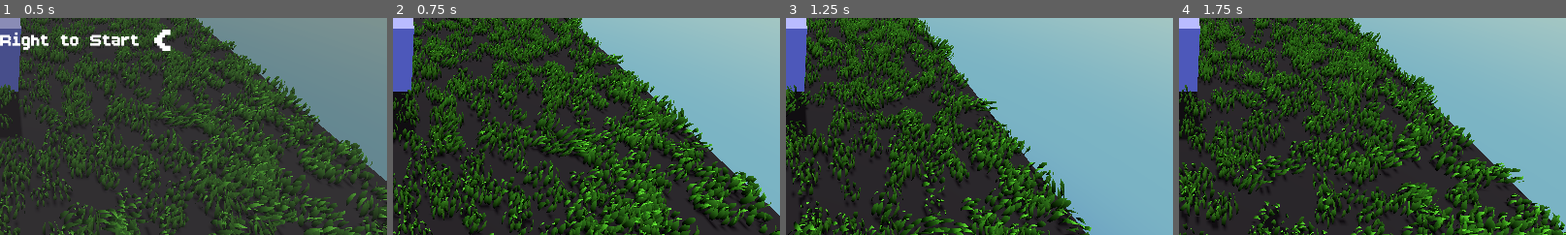
Above: before the commit, frames 1-4 (left to right).
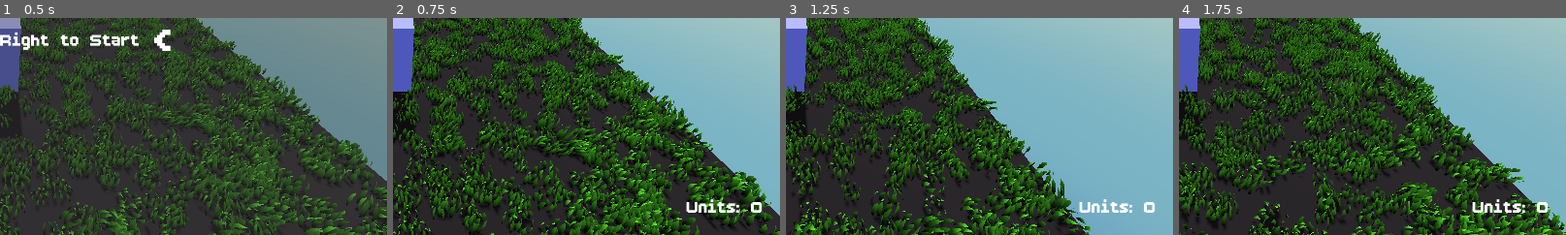
Above: after the commit, the same moments.

Repository: zidaneho/blob-slop
Game: Godot game, scene res://scenes/main.tscn
Same seed, same stepped clock (60 frames per second), same inputs: the game is played once before the commit and once after it.
Inputs:
- Up to frame 1 (0.5 s): no input
- Up to frame 2 (0.75 s): hold Right (right) from 0.53 s (still down)
- Up to frame 3 (1.25 s): keep holding Right (right)
- Up to frame 4 (1.75 s): release Right (right) at 1.28 s; hold Left (left) from 1.28 s (still down)
The pictures show only the part of the screen within x 50-100%, y 50-100%; the shares and areas given below are measured in that part.

Frame 1 is identical in both runs. In frame 2, 0.5% of the frame differs, in the area x 75-96%, y 83-90%; in frame 3, 0.5%; in frame 4, 0.5%.

Commit message:
integrated enemies into main, added player death and game over

Diff:
--- a/components/blobs/BossUnit.gd
+++ b/components/blobs/BossUnit.gd
@@ -16,5 +16,5 @@
 		die()
 
 func die():
-	emit_signal("died")
+	died.emit()
 	queue_free()
--- /dev/null
+++ b/components/blobs/EnemyUnit.gd
@@ -0,0 +1,90 @@
+extends Unit
+class_name EnemyUnit
+
+# Config
+var chase_range: float = 20.0 # How close before they start chasing
+var current_target: Node3D = null
+var is_active: bool
+
+func _ready():
+	# 1. START ATTACHED
+	# Do NOT detach yet. We ride the chunk to the correct spawn position.
+	set_as_top_level(false)
+
+	# 2. Standard Setup
+	add_to_group("enemies")
+	smoothing_speed = 3.0
+
+	var kill_area = $KillArea
+	if kill_area:
+		kill_area.area_entered.connect(_on_contact)
+		kill_area.body_entered.connect(_on_contact)
+
+func _process(delta):
+	# 1. SEARCH FOR TARGET
+	if not is_active:
+		current_target = get_closest_player_unit()
+		if current_target:
+			var dist = global_position.distance_squared_to(current_target.global_position)
+			if dist < chase_range * chase_range:
+				start_chasing()
+	else:
+		# Update target position constantly while chasing
+		current_target = get_closest_player_unit()
+
+	# 2. MOVEMENT LOGIC
+	if is_active and current_target:
+		target_position = current_target.global_position
+
+		# --- MANUAL SLIDE MOVEMENT ---
+		# We use lerp() to slide smoothly towards the target.
+		# We do NOT call super._process(delta)
+		global_position = global_position.lerp(target_position, delta * smoothing_speed)
+
+		# Optional: Rotate to face the player unit
+		look_at_target(target_position, delta)
+
+	else:
+		# If not active, do nothing (it will stick to the chunk automatically)
+		pass
+func start_chasing():
+	is_active = true
+	# NOW we detach so we can move freely off the chunk
+	set_as_top_level(true)
+func get_closest_player_unit() -> Node3D:
+	var units = get_tree().get_nodes_in_group("units") # Assuming player units are in this group
+	if units.is_empty():
+		return null
+
+	var closest: Node3D = null
+	var closest_dist = chase_range * chase_range # Squared for performance
+
+	for unit in units:
+		# Basic check: ensure it's a valid node
+		if not is_instance_valid(unit): continue
+
+		var dist = global_position.distance_squared_to(unit.global_position)
+		if dist < closest_dist:
+			closest_dist = dist
+			closest = unit
+
+	return closest
+
+func _on_contact(other):
+	# Check if we hit a Player Unit area
+	# Note: Adjust group name if your unit's Area3D uses a different group
+	if other.is_in_group("player_units") or other.get_parent().is_in_group("units"):
+		var unit = other.get_parent()
+		if unit.has_method("die"):
+			unit.die() # Kill the player unit
+		else:
+			unit.queue_free()
+
+		# Optional: Slime dies on impact?
+		# die()
+
+func take_damage(amount):
+	die()
+
+func die():
+	queue_free()
--- a/components/blobs/Unit.gd
+++ b/components/blobs/Unit.gd
@@ -8,12 +8,15 @@
 var target_position: Vector3 = Vector3.ZERO
 var target_enemy: Node3D = null
 var can_shoot: bool = true
+var attack_damage : float = 0
+
 
 # --- COMPONENTS ---
 @onready var model = $MeshInstance3D # Assuming you have a mesh child
 # @onready var gun_tip = $GunTip # Optional: spawn point for bullets
 
 func _ready():
+	add_to_group("units")
 	# Detach from parent visually to allow smooth movement in world space
 	set_as_top_level(true)
 	# Start at the player's position to avoid "flying in" from (0,0,0)
@@ -52,13 +55,18 @@
 
 func trigger_attack():
 	if not can_shoot: return
+	if not is_instance_valid(target_enemy): return
 
-	# VISUAL ONLY: Play animation, squash/stretch, or spawn particle
+	# 1. Visuals
 	_play_shoot_visuals()
 
-	# Reset Cooldown
+	# 2. DEAL DAMAGE (The missing link)
+	if target_enemy.has_method("take_damage"):
+		target_enemy.take_damage(attack_damage)
+
+	# 3. Cooldown Logic
 	can_shoot = false
-	await get_tree().create_timer(attack_cooldown).timeout
+	await get_tree().create_timer(0.5).timeout # Attack speed
 	can_shoot = true
 
 func _play_shoot_visuals():
--- /dev/null
+++ b/components/blobs/enemy_blob.tscn
@@ -0,0 +1,25 @@
+[gd_scene load_steps=5 format=3 uid="uid://cmhvvriqhsqd1"]
+
+[ext_resource type="Script" uid="uid://d3fsllk3i8gc7" path="res://components/blobs/EnemyUnit.gd" id="1_dceoi"]
+
+[sub_resource type="CapsuleMesh" id="CapsuleMesh_jcb2t"]
+
+[sub_resource type="StandardMaterial3D" id="StandardMaterial3D_dkkcj"]
+albedo_color = Color(0.99215686, 0, 0, 1)
+
+[sub_resource type="BoxShape3D" id="BoxShape3D_dceoi"]
+size = Vector3(0.8, 2, 0.8)
+
+[node name="Blob" type="Node3D"]
+script = ExtResource("1_dceoi")
+
+[node name="MeshInstance3D" type="MeshInstance3D" parent="."]
+transform = Transform3D(1, 0, 0, 0, 1, 0, 0, 0, 1, 0, 1, 0)
+mesh = SubResource("CapsuleMesh_jcb2t")
+surface_material_override/0 = SubResource("StandardMaterial3D_dkkcj")
+
+[node name="KillArea" type="Area3D" parent="."]
+transform = Transform3D(1, 0, 0, 0, 1, 0, 0, 0, 1, 0, 1, 0.5)
+
+[node name="CollisionShape3D" type="CollisionShape3D" parent="KillArea"]
+shape = SubResource("BoxShape3D_dceoi")
--- a/components/chunks/GateChunk.gd
+++ b/components/chunks/GateChunk.gd
@@ -1,6 +1,5 @@
 extends Chunk # Inherit from your base Chunk script
 
-@export var gates : Array[Gate]  # Make sure your child node is named "Gate"
 var is_gate_locked: bool = false # The Master Switch
 func _ready() -> void:
 	var gates = find_children("*", "Gate")
--- a/components/player/player.gd
+++ b/components/player/player.gd
@@ -1,9 +1,13 @@
 class_name Player extends Node3D
+
+signal updated_unit_count(new_count : int)
+signal player_died
 
 # --- CONFIGURATION ---
 @export var movement_speed: float = 5
 @export var formation_radius: float = 3.0
 @export var attack_range: float = 15.0
+@export var damage_per_unit : float = 1
 @export var unit_scene: PackedScene
 @onready var collision_area = $Area3D/CollisionShape3D
 
@@ -16,6 +20,9 @@
 # Cache known enemies to avoid finding them every frame
 var nearby_enemies: Array[Node3D] = []
 var is_game_active : bool = false
+
+func _ready() -> void:
+	add_to_group("units")
 
 func _physics_process(delta):
 	if not is_game_active or is_movement_locked:
@@ -29,7 +36,6 @@
 		enemy_scan_timer = 0.0
 
 	update_unit_commands()
-	update_swarm_bounds()
 
 # --- MOVEMENT ---
 
@@ -154,6 +160,8 @@
 	# Ensure we don't go below zero (or 1 if you prefer game over on 0)
 	target_count = max(0, target_count)
 
+	updated_unit_count.emit(target_count)
+
 	# --- ADJUST SWARM SIZE ---
 	var diff = target_count - current_count
 
@@ -161,26 +169,7 @@
 		spawn_units(diff)
 	elif diff < 0:
 		remove_units(abs(diff))
-func update_swarm_bounds():
-	if units.is_empty():
-		return
-
-	# 1. Start a box at the Player's position
-	# We use AABB (Axis Aligned Bounding Box) class
-	var bounds = AABB(global_position, Vector3.ZERO)
-	# 2. Expand the box to include every unit
-	for unit in units:
-		bounds = bounds.expand(unit.global_position)
-
-	# 3. Apply to Collision Shape
-	# 'bounds.size' is the Width/Height/Depth
-	# 'bounds.get_center()' is the middle point
-
-	# Add a little padding (e.g. 1.0) so units aren't exactly on the edge
-	collision_area.shape.size = bounds.size + Vector3(1, 1, 1)
-
-	# Move the shape to the center of the swarm
-	collision_area.global_position = bounds.get_center()
+
 
 func spawn_units(amount: int):
 	# Safety check
@@ -194,7 +183,7 @@
 		# Add to the same parent as the player (The Main Scene)
 		# This keeps them independent in the scene tree
 		get_parent().add_child(new_unit)
-
+		new_unit.attack_damage = damage_per_unit
 		# Start them at the player's position (with slight random offset)
 		new_unit.global_position = global_position + Vector3(
 			randf_range(-1, 1), 0, randf_range(-1, 1)
@@ -213,3 +202,17 @@
 
 		if is_instance_valid(unit_to_remove):
 			unit_to_remove.queue_free()
+func die():
+	# Prevent multiple triggers
+	if not is_game_active: return
+
+	is_game_active = false
+
+	# 1. Visuals: Maybe play a death animation or particles
+	visible = false
+
+	# 2. Notify the system
+	emit_signal("player_died")
+
+	# 3. Optional: Stop the game speed
+	# Engine.time_scale = 0.1 # Slow motion death effect?
--- /dev/null
+++ b/components/ui/stat_container.gd
@@ -0,0 +1,6 @@
+extends MarginContainer
+
+@onready var unit_label = $UnitLabel
+
+func set_unit_count(count : int):
+	unit_label.text = "Units: " + str(count)
--- a/game/managers/ProceduralMapGenerator.gd
+++ b/game/managers/ProceduralMapGenerator.gd
@@ -5,15 +5,15 @@
 @export var biomes: Array[BiomeData]  # Drag Forest.tres, Desert.tres here
 @export var gate_chunk_scene : Array[PackedScene]
 @export var boss_chunk_scene: PackedScene
+@export var enemy_scene : PackedScene
 
-enum ChunkType { NORMAL, GATE, BOSS }
+enum ChunkType { NORMAL, GATE, ENEMY,  BOSS }
 
 # Defines the pattern: 10 Normals -> 1 Gate -> 10 Normals -> 1 Boss
 var spawn_pattern = [
-	ChunkType.GATE, ChunkType.NORMAL, ChunkType.NORMAL,
-	ChunkType.GATE, ChunkType.NORMAL, ChunkType.GATE,
-	ChunkType.NORMAL, ChunkType.NORMAL, ChunkType.GATE,
-	ChunkType.BOSS
+	ChunkType.GATE, ChunkType.NORMAL, ChunkType.ENEMY,
+	ChunkType.GATE, ChunkType.ENEMY, ChunkType.GATE,
+	ChunkType.ENEMY, ChunkType.NORMAL, ChunkType.BOSS
 ]
 var pattern_index = 0
 
@@ -70,30 +70,35 @@
 	var current_type = spawn_pattern[pattern_index]
 	pattern_index = (pattern_index + 1) % spawn_pattern.size()
 
-	# 2. MANAGE POOLING
-	# If we need a special chunk, we MUST delete the old one and create new.
-	# If we need a Normal chunk, we try to reuse the old one to save performance.
-
+	# 2. MANAGE POOLING (Create New or Reuse)
 	if current_type != ChunkType.NORMAL:
-		# Case A: Special Chunk (Boss/Gate) -> Create New
+		# Case A: Special Chunk (Boss/Gate/Enemy) -> Create New
 		chunk.queue_free()
 		chunk = spawn_chunk_of_type(current_type)
 		add_child(chunk)
 
 	else:
 		# Case B: Normal Chunk needed
-		if chunk.has_node("Gate") or chunk.has_node("BossUnit"):
-			# If the old chunk was special, destroy it and make a normal one
+		# If the old chunk was a special one, we must destroy it and make a normal one
+		if chunk.has_node("Gate") or chunk.has_node("BossUnit") or chunk.has_node("KillArea"):
 			chunk.queue_free()
 			chunk = spawn_chunk_of_type(ChunkType.NORMAL)
 			add_child(chunk)
 		else:
-			# Case C: Old chunk was Normal, New chunk is Normal -> REUSE IT (Fastest)
+			# Case C: Old chunk was Normal -> Reuse it (No code needed)
 			pass
 
 	# 3. POSITION IT
 	chunk.position.z = front_chunk.position.z + GameConfig.CHUNK_LENGTH
 
+	# 4. APPLY POP-UP ANIMATION (Applies to ALL types)
+	chunk.position.y = -10.0 # Start underground
+
+	var tween = create_tween()
+	# Pop up to y=0.0 over 0.5 seconds
+	tween.tween_property(chunk, "position:y", 0.0, 0.5).set_trans(Tween.TRANS_BOUNCE).set_ease(Tween.EASE_OUT)
+
+	# 5. CONFIGURE BIOME
 	if chunk.has_method("configure"):
 		chunk.configure(biomes[current_biome_index])
 
@@ -162,16 +167,31 @@
 			new_chunk = boss_chunk_scene.instantiate()
 
 		ChunkType.GATE:
-			# Pick random gate scene
+			# ... (existing gate logic) ...
 			var random_scene = gate_chunk_scene.pick_random()
 			new_chunk = random_scene.instantiate()
-
-			# Configure gates immediately
 			var gates = new_chunk.find_children("*", "Gate", true, false)
 			for gate in gates:
 				randomize_gate(gate)
 
+		ChunkType.ENEMY:
+			# Reuse normal chunk base
+			new_chunk = chunk_scene.instantiate()
+			spawn_enemies_in_chunk(new_chunk)
+
 		ChunkType.NORMAL:
 			new_chunk = chunk_scene.instantiate()
+	return new_chunk
+func spawn_enemies_in_chunk(chunk: Node3D):
+	# Spawn 3-5 enemies randomly on the road
+	var count = randi_range(3, 5)
 
-	return new_chunk
+	for i in range(count):
+		var enemy = enemy_scene.instantiate()
+		chunk.add_child(enemy)
+
+		# Random Position on the road (using GameConfig constants)
+		var x_pos = randf_range(-GameConfig.HALF_WIDTH, GameConfig.HALF_WIDTH)
+		var z_pos = randf_range(2.0, GameConfig.CHUNK_LENGTH - 2.0)
+
+		enemy.position = Vector3(x_pos, 0, z_pos)
--- a/game/managers/main.gd
+++ b/game/managers/main.gd
@@ -8,6 +8,7 @@
 
 @onready var start_screen : Control = $Canvas/StartScreen
 @onready var score_label : Label = $Canvas/ScoreContainer/HBoxContainer/ScoreLabel
+@onready var stat_container = $Canvas/StatContainer
 @onready var high_score_label : Label = $Canvas/ScoreContainer/HBoxContainer/HighScoreLabel
 @onready var game_over_screen = $Canvas/GameOverScreen
 @onready var player_scene = preload("res://components/player/player.tscn")
@@ -28,11 +29,14 @@
 	start_screen.visible = true
 	score_label.visible = false
 	game_over_screen.visible = false
+	stat_container.visible = false
+
 	spawn_entities()
 
 func _process(_delta: float) -> void:
 	if game_state != GameState.ACTIVE:
 		return
+
 	map_gen.update_chunk(player_instance)
 func start_game():
 	if player_instance is Player:
@@ -48,20 +52,38 @@
 		start_screen.visible = false;
 		score_label.visible = true;
 		score_label.text = "Score: 0"
-		start_game()
+		stat_container.visible = true
+		stat_container.set_unit_count(0)
+		start_game	()
 	elif game_state == GameState.GAME_OVER and (event.is_action_pressed("left") or event.is_action_pressed("right")):
 		game_state = GameState.INACTIVE
 		start_screen.visible = true
 		game_over_screen.visible = false
+		get_tree().reload_current_scene()
 
 func spawn_entities():
 	# --- STEP A: SPAWN PLAYER ---
 	player_instance = player_scene.instantiate()
+	player_instance.updated_unit_count.connect(_on_updated_unit_count)
 	if player_instance != null:
+
 		add_child(player_instance)
+
 		player_instance.global_position = start_position
+		player_instance.player_died.connect(_on_game_over)
 func _on_score_updated(new_val):
 	score_label.text = "Score: " + str(new_val)
 
 func _on_high_score_updated(new_val):
 	high_score_label.text = "High Score: " + str(new_val)
+func _on_updated_unit_count(new_count : int):
+	stat_container.set_unit_count(new_count)
+func _on_game_over():
+	game_over()
+
+	# 1. Show Game Over UI (You need to create this in your scene)
+	# $Canvas/GameOverScreen.visible = true
+
+	# 2. Stop generating new chunks
+	if has_node("MapGen"):
+		$MapGen.set_process(false)
--- a/scenes/main.tscn
+++ b/scenes/main.tscn
@@ -1,15 +1,18 @@
-[gd_scene load_steps=14 format=3 uid="uid://dewpu7on3b3gh"]
+[gd_scene load_steps=17 format=3 uid="uid://dewpu7on3b3gh"]
 
 [ext_resource type="Script" uid="uid://d0mt71f4h0xtm" path="res://game/managers/main.gd" id="1_tefeu"]
+[ext_resource type="Script" uid="uid://4b7gd5qo0y8x" path="res://components/ui/stat_container.gd" id="2_eb6dy"]
 [ext_resource type="Texture2D" uid="uid://cwm5p6a14hcw1" path="res://assets/textures/sky_47_2k.png" id="2_o6xl0"]
 [ext_resource type="Script" uid="uid://c61sfvekl64t8" path="res://game/managers/ProceduralMapGenerator.gd" id="3_tipki"]
 [ext_resource type="PackedScene" uid="uid://ca0vfyuijnxif" path="res://components/chunks/Chunk.tscn" id="4_85g3d"]
 [ext_resource type="Script" uid="uid://ds88mx2ef2hbf" path="res://data/biomes/biome_data.gd" id="5_choun"]
 [ext_resource type="Resource" uid="uid://cbwffm61r2i8y" path="res://data/biomes/spring.tres" id="6_ya4ey"]
 [ext_resource type="PackedScene" uid="uid://wuda3f5r87a3" path="res://components/chunks/Gate1Chunk.tscn" id="7_tipki"]
+[ext_resource type="Resource" uid="uid://dcxhdqe5vjcak" path="res://data/biomes/winter.tres" id="7_ya4ey"]
 [ext_resource type="PackedScene" uid="uid://dv7ysojvneigg" path="res://components/chunks/BossChunk.tscn" id="8_85g3d"]
 [ext_resource type="PackedScene" uid="uid://dilek3jtotwx3" path="res://components/chunks/Gate2Chunk.tscn" id="8_choun"]
 [ext_resource type="PackedScene" uid="uid://boqb6artg12de" path="res://components/chunks/Gate3Chunk.tscn" id="9_ya4ey"]
+[ext_resource type="PackedScene" uid="uid://cmhvvriqhsqd1" path="res://components/blobs/enemy_blob.tscn" id="13_trceg"]
 
 [sub_resource type="PanoramaSkyMaterial" id="PanoramaSkyMaterial_nqv1k"]
 panorama = ExtResource("2_o6xl0")
@@ -252,6 +255,28 @@
 horizontal_alignment = 1
 vertical_alignment = 1
 
+[node name="StatContainer" type="MarginContainer" parent="Canvas"]
+anchors_preset = 3
+anchor_left = 1.0
+anchor_top = 1.0
+anchor_right = 1.0
+anchor_bottom = 1.0
+offset_left = -40.0
+offset_top = -40.0
+grow_horizontal = 0
+grow_vertical = 0
+theme_override_constants/margin_left = 25
+theme_override_constants/margin_top = 25
+theme_override_constants/margin_right = 25
+theme_override_constants/margin_bottom = 25
+script = ExtResource("2_eb6dy")
+
+[node name="UnitLabel" type="Label" parent="Canvas/StatContainer"]
+layout_mode = 2
+theme_override_font_sizes/font_size = 32
+text = "Units: 2352353243"
+horizontal_alignment = 2
+
 [node name="WorldEnvironment" type="WorldEnvironment" parent="."]
 environment = SubResource("Environment_72qrf")
 
@@ -259,9 +284,10 @@
 script = ExtResource("3_tipki")
 chunk_scene = ExtResource("4_85g3d")
 world_env = NodePath("../WorldEnvironment")
-biomes = Array[ExtResource("5_choun")]([ExtResource("6_ya4ey")])
+biomes = Array[ExtResource("5_choun")]([ExtResource("6_ya4ey"), ExtResource("7_ya4ey")])
 gate_chunk_scene = Array[PackedScene]([ExtResource("7_tipki"), ExtResource("8_choun"), ExtResource("9_ya4ey")])
 boss_chunk_scene = ExtResource("8_85g3d")
+enemy_scene = ExtResource("13_trceg")
 
 [node name="DirectionalLight3D" type="DirectionalLight3D" parent="."]
 transform = Transform3D(1, 0, 0, 0, 0.61809283, 0.7861051, 0, -0.7861051, 0.61809283, 0, 0, 0)
Not shown, added: components/blobs/EnemyUnit.gd.uid
Not shown, added: components/ui/stat_container.gd.uid
